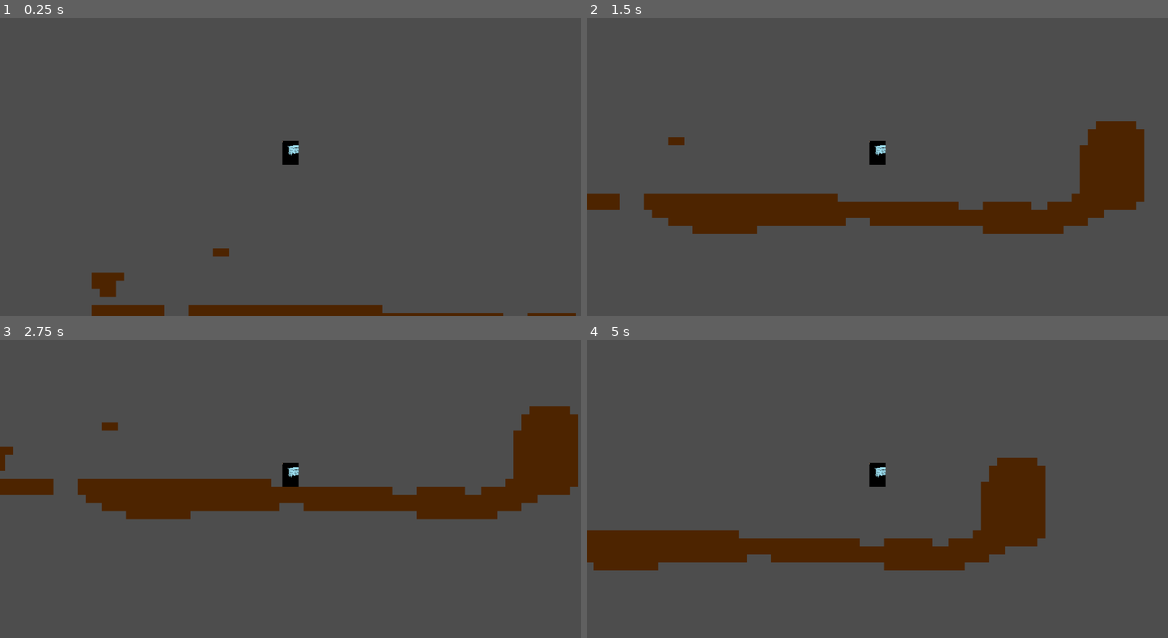
Above: before the commit, frames 1-4 (two rows, left to right).
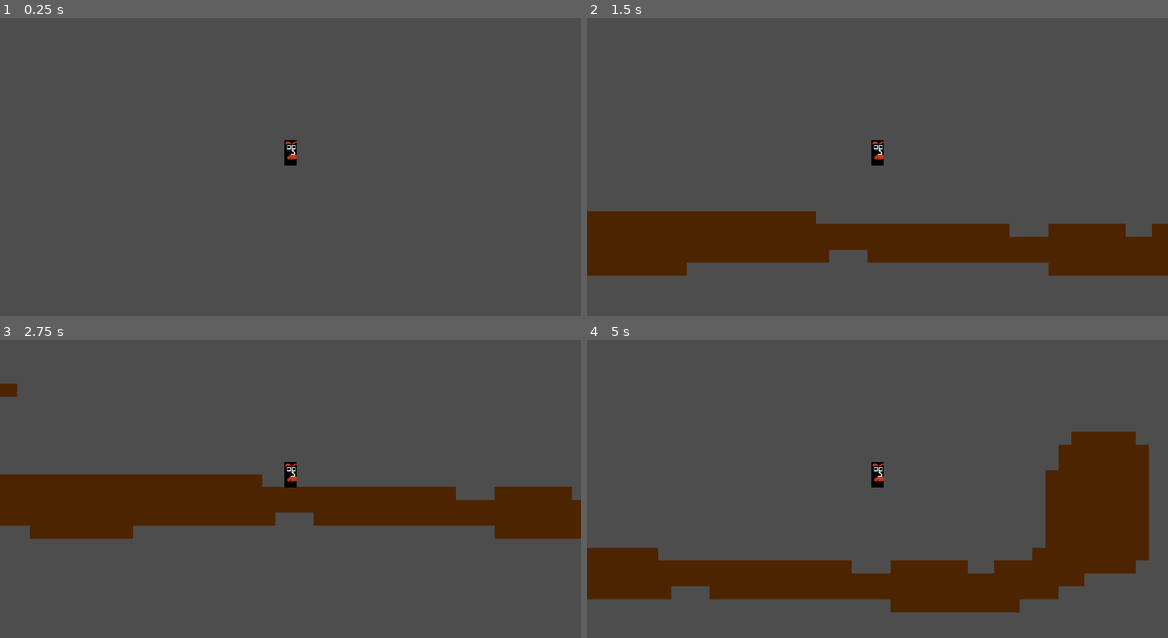
Above: after the commit, the same moments.

Repository: Shoopyman/MagePlatformer
Game: Godot game, scene res://Level.tscn
The game is run twice, just before and just after one commit, with the same random seed, the same clock (stepped at 60 frames per second) and the same inputs.
Inputs:
- Up to frame 1 (0.25 s): no input
- Up to frame 2 (1.5 s): tap Enter (ui_accept) at 0.5, 0.77 s; hold Right (ui_right) from 0.53 s (still down)
- Up to frame 3 (2.75 s): tap Enter (ui_accept) at 1.52 s; release Right (ui_right) at 2.03 s; hold Left (ui_left) from 2.03 s (still down)
- Up to frame 4 (5 s): release Left (ui_left) at 2.78 s; hold Right (ui_right) 2.78-4.28 s; tap Enter (ui_accept) at 3.02, 3.77, 4.52 s; hold Left (ui_left) from 4.28 s (still down)

The runs differ from the first frame. In frame 1, 2.5% of the frame differs, in the area x 15-100%, y 40-100%; in frame 2, 23%; in frame 3, 12%; in frame 4, 26%, in the area x 0-97%, y 30-92%.

Commit message:
inspector mustache added

Diff:
--- a/Level.tscn
+++ b/Level.tscn
@@ -6,6 +6,7 @@
 [node name="Node2D" type="Node2D"]
 
 [node name="TileMapLayer" type="TileMapLayer" parent="."]
+position = Vector2(3, 22)
 tile_map_data = PackedByteArray("AAD0//z/AAAAAAAAAAD1//z/AAAAAAAAAAD6/wMAAAAAAAAAAAD7/wMAAAAAAAAAAAD8/wMAAAAAAAAAAAD9/w …(4864 unchanged characters)…
 tile_set = ExtResource("1_t7iv1")
 
--- a/Player.tscn
+++ b/Player.tscn
@@ -1,10 +1,10 @@
 [gd_scene load_steps=4 format=3 uid="uid://cjk38ntrabpqb"]
 
 [ext_resource type="Script" uid="uid://711d1tg6d08w" path="res://player.gd" id="1_kpjcp"]
-[ext_resource type="Texture2D" uid="uid://c5twk57n6sehn" path="res://art/ez player.png" id="2_kne1u"]
+[ext_resource type="Texture2D" uid="uid://8alxoyiqx5cr" path="res://art/player better sizing.png" id="2_kpjcp"]
 
-[sub_resource type="RectangleShape2D" id="RectangleShape2D_0rwas"]
-size = Vector2(30, 48)
+[sub_resource type="ConvexPolygonShape2D" id="ConvexPolygonShape2D_kpjcp"]
+points = PackedVector2Array(-7, 15, -7, 0, 0, -15, 7, 0, 7, 15)
 
 [node name="CharacterBody2D" type="CharacterBody2D"]
 script = ExtResource("1_kpjcp")
@@ -12,11 +12,13 @@
 jump_velocity = -500
 
 [node name="Sprite2D" type="Sprite2D" parent="."]
-texture = ExtResource("2_kne1u")
+texture_filter = 1
+texture = ExtResource("2_kpjcp")
 
 [node name="CollisionShape2D" type="CollisionShape2D" parent="."]
-shape = SubResource("RectangleShape2D_0rwas")
+shape = SubResource("ConvexPolygonShape2D_kpjcp")
 
 [node name="Camera2D" type="Camera2D" parent="."]
+zoom = Vector2(1.6, 1.6)
 
 [node name="Node2D" type="Node2D" parent="."]
Binary file added: art/HITBOX.png
Not shown, added: art/HITBOX.png.import
Binary file added: art/player better sizing.png
Not shown, added: art/player better sizing.png.import
